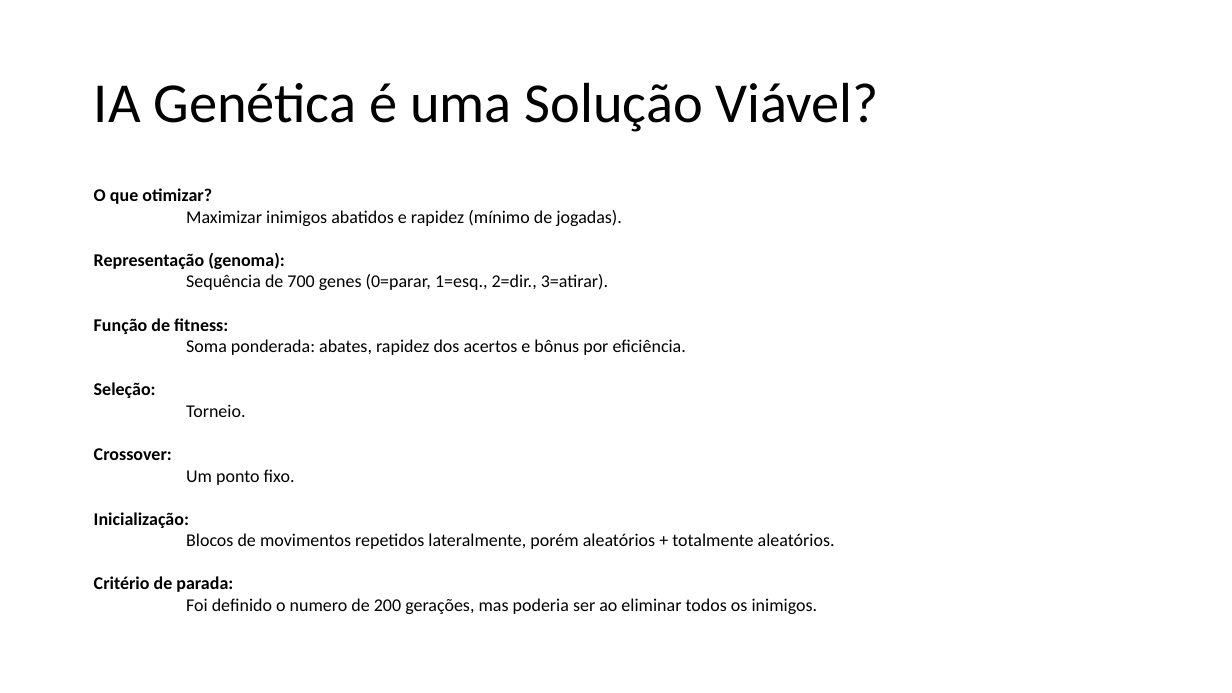
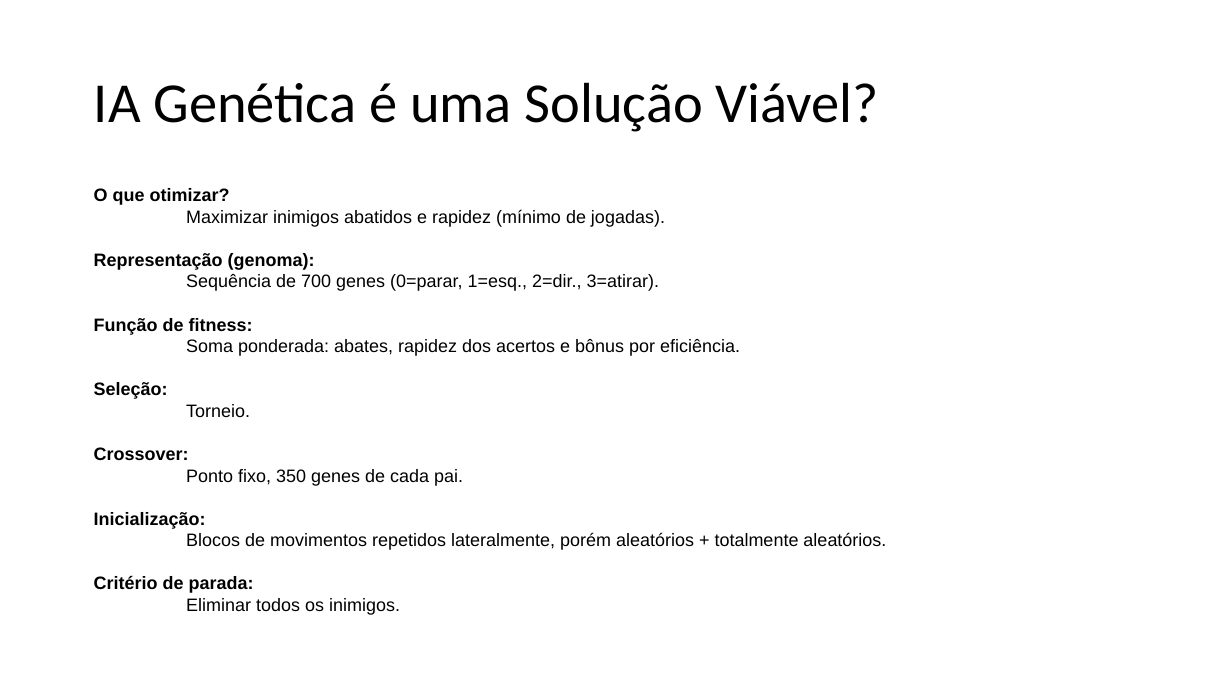
Before and after one commit to GustavoMaltaGuimaraesBrasil/TC2_IAGenetica, a slide deck: slide 9 of IA Genetica.pptx (slide 11 before the commit). Drawn at 1232x693 pixels with LibreOffice and Linux fonts; fonts in the diff are those of the drawing. Boxes give left, top, right and bottom in pixels: in the first picture for what was removed or moved away, otherwise in the second. Text is boxed around its words. In the diff, an @@ line names an element or a change of style, - is before the commit and + after.

```diff
--- a/IA Genetica.pptx
+++ b/IA Genetica.pptx
@@ text at [94,188,886,550]: font Calibri to Arial in "O que otimizar? Maximizar inimigos abatidos e ...", "Representação (genoma): Sequência de 700 genes (0=parar, ...", "Função de fitness: Soma ponderada: abates, rapidez ...", "Seleção: Torneio." and 1 more places @@
@@ text at [94,447,463,486]: text changed; font Calibri to Arial @@
-Crossover:
-Um ponto fixo.
+Crossover:
+Ponto fixo, 350 genes de cada pai.
@@ text at [94,576,400,615]: text changed; font Calibri to Arial @@
-Critério de parada:
-Foi definido o numero de 200 gerações, mas poderia ser ao eliminar todos os inimigos.
+Critério de parada:
+Eliminar todos os inimigos.
```
Also in this commit, not shown: 8 other slides changed, 1 slide added, 8 other files.
